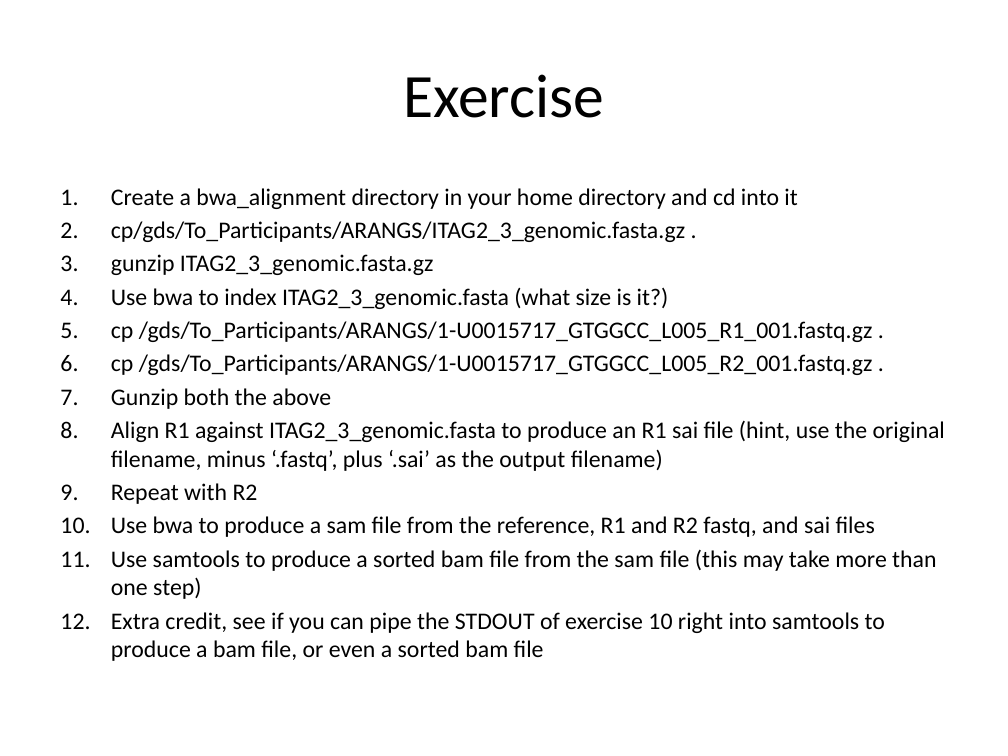
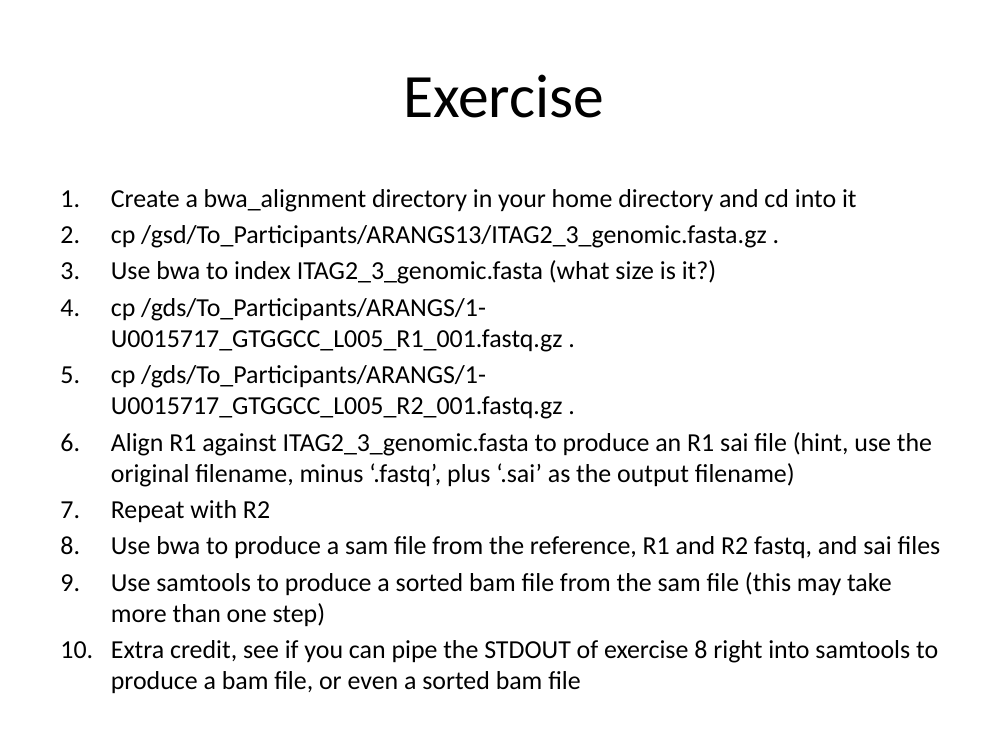
Before and after one commit to naturalis/arangs, a slide deck: slide 13 of doc/slides/day1/session4/introBwaSamtools.pptx. Drawn at 1008x756 pixels with LibreOffice and Linux fonts; fonts in the diff are those of the drawing. Boxes give left, top, right and bottom in pixels: in the first picture for what was removed or moved away, otherwise in the second. Text is boxed around its words. In the diff, an @@ line names an element or a change of style, - is before the commit and + after.

Commit message:
path errors

```diff
--- a/doc/slides/day1/session4/introBwaSamtools.pptx
+++ b/doc/slides/day1/session4/introBwaSamtools.pptx
@@ text at [111,189,941,627]: size 17 to 18.5 pt in "Create a bwa_alignment directory in your home ...", "Use bwa to index ITAG2_3_genomic.fasta (what size ...", "cp /gds/To_Participants/ARANGS/1-U0015717_GTGGCC_L005_R1_001 ...", "cp /gds/To_Participants/ARANGS/1-U0015717_GTGGCC_L005_R2_001 ..." and 4 more places @@
@@ text at [111,225,767,248]: text changed; size 17 to 18.5 pt @@
-2. cp/gds/To_Participants/ARANGS/ITAG2_3_genomic.fasta.gz .
-3. gunzip ITAG2_3_genomic.fasta.gz
+2. cp /gsd/To_Participants/ARANGS13/ITAG2_3_genomic.fasta.gz .
@@ text at [111,388,331,409]: paragraph removed @@
-7. Gunzip both the above
@@ text at [111,640,938,690]: text changed; size 17 to 18.5 pt @@
-12. Extra credit, see if you can pipe the STDOUT of exercise 10 right into samtools to produce a bam file, or even a sorted bam file
+10. Extra credit, see if you can pipe the STDOUT of exercise 8 right into samtools to produce a bam file, or even a sorted bam file
```
